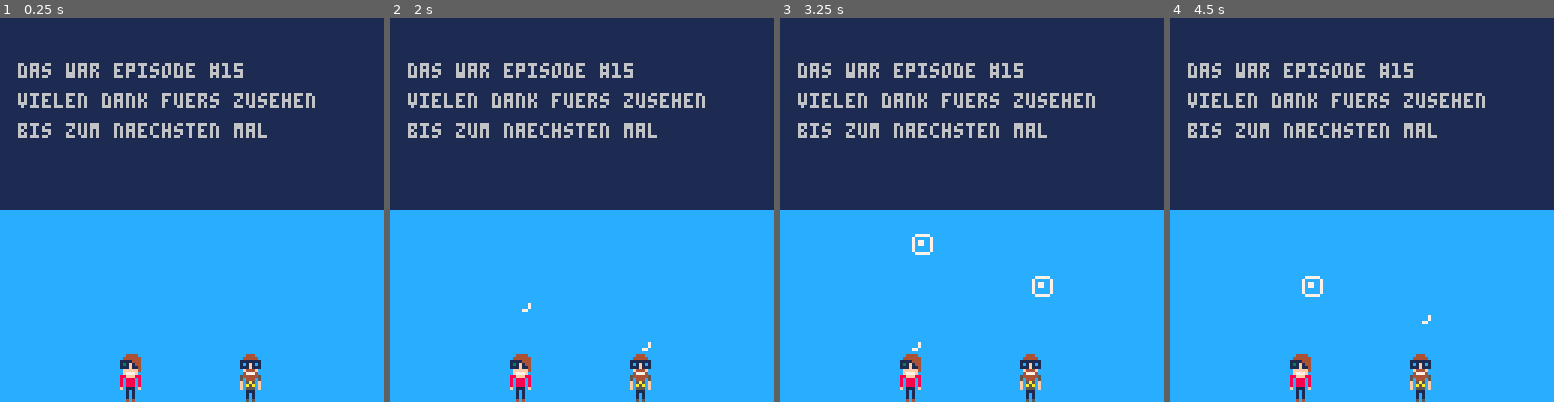
Above: before the commit, frames 1-4 (left to right).
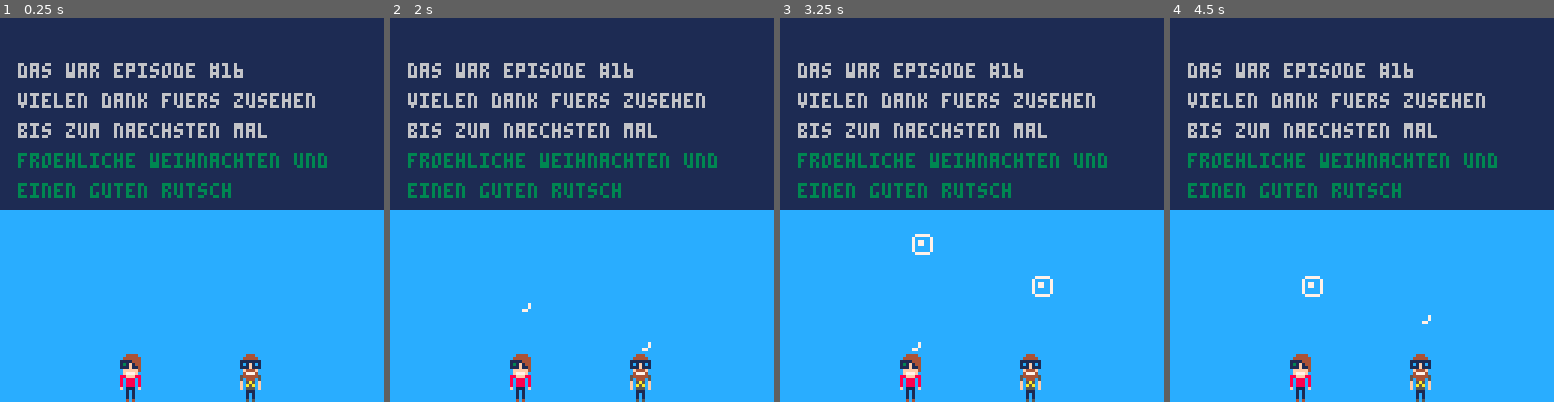
Above: after the commit, the same moments.

Repository: zothynine/picoheads
Game: PICO-8 cartridge outro.p8
Same seed, same stepped clock (60 frames per second), same inputs: the game is played once before the commit and once after it.
Inputs:
- Up to frame 1 (0.25 s): no input
- Up to frame 2 (2 s): no input
- Up to frame 3 (3.25 s): no input
- Up to frame 4 (4.5 s): no input

The runs differ from the first frame. In frame 1, 2.4% of the frame differs, in the area x 4-86%, y 11-47%; in frame 2, 2.4%; in frame 3, 2.4%; in frame 4, 2.4%.

Commit message:
vorbereitungen episode 16

Diff:
--- a/intro.p8
+++ b/intro.p8
@@ -12,8 +12,8 @@
 		ln4="",
 		txt1="wir entwickeln",
 		txt2="presented by picoheads",
-		txt3="episode #15:",
-		txt4="constant speed",
+		txt3="episode #16:",
+		txt4="merry bitmas",
 		x=6,
 		ln1_y=15,
 		ln2_y=26,
--- a/outro.p8
+++ b/outro.p8
@@ -83,9 +83,11 @@
 function _draw()
 	cls()
 	map(0,0,0,0,16,16)
-	print("das war episode #15",txt_x,y-97,6)
+	print("das war episode #16",txt_x,y-97,6)
 	print("vielen dank fuers zusehen",txt_x,y-87,6)
 	print("bis zum naechsten mal",txt_x,y-77,6)
+	print("froehliche weihnachten und",txt_x,y-67,3)
+	print("einen guten rutsch",txt_x,y-57,3)
 	spr(0,mx,y,1,2)
 	spr(32,kx,y,1,2)
 	--print("wir danken:",txt_x,y+20,6)
@@ -95,7 +97,7 @@
 	print("wir danken",txt_x,y+25,6)
 	print("der tollen community",txt_x,y+35,6)
 	print("auf derstandard.at",txt_x,y+45,6)
-	print("episode #16 am 18.12.- 19:00",txt_x,y+55,7)
+	print("episode #17 am 8.1. - 19:00",txt_x,y+55,7)
 	print("auf dst.at/picoheads",txt_x,y+65,7)
 	print("twitter:",txt_x,y+90,7)
 	print("@freddychops, @zothynine",txt_x,y+100,7)
